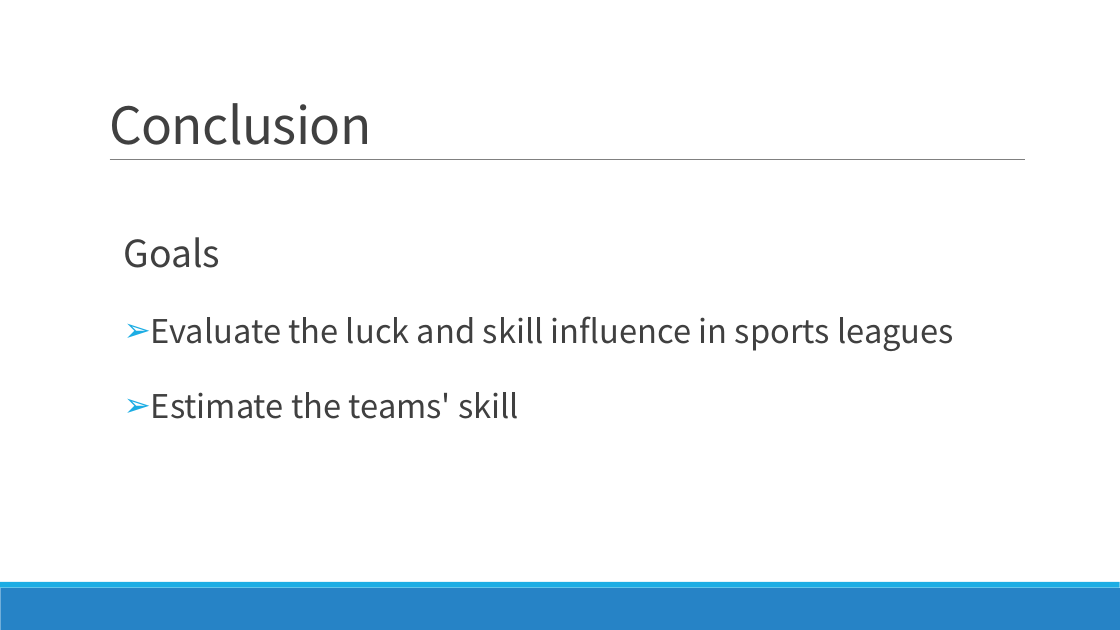
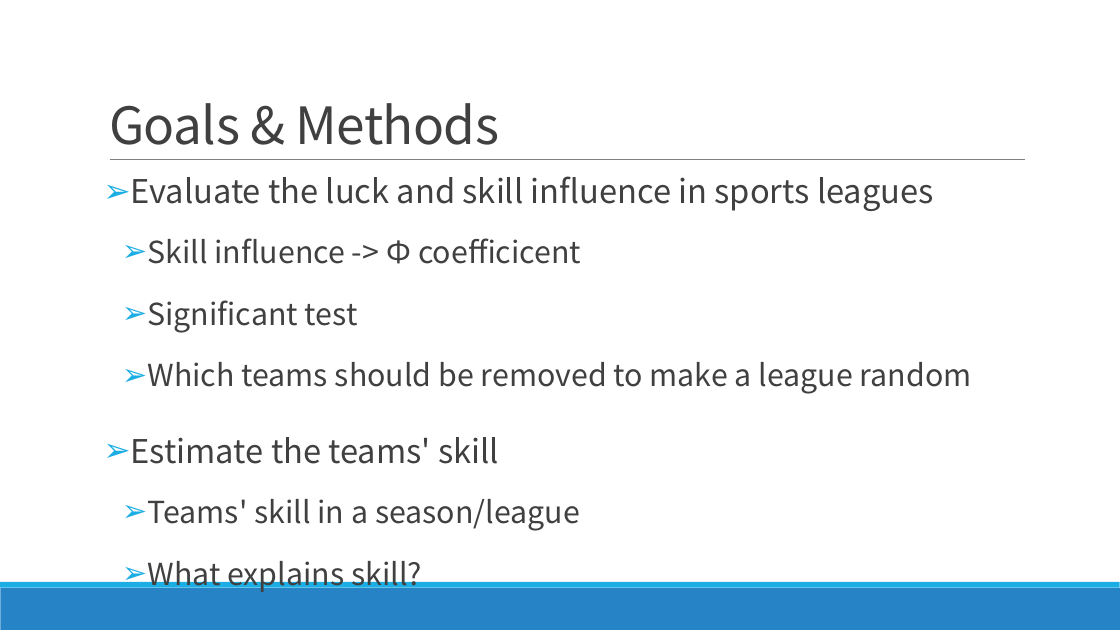
Before and after one commit to FindNorthStar/DataMining, a slide deck: slide 3 of homework_1/Luck is Hard to Beat The Difficulty of Sports Prediction.pptx (slide 39 before the commit). Drawn at 1120x630 pixels with LibreOffice and Linux fonts; fonts in the diff are those of the drawing. Boxes give left, top, right and bottom in pixels: in the first picture for what was removed or moved away, otherwise in the second. Text is boxed around its words. In the diff, an @@ line names an element or a change of style, - is before the commit and + after.

```diff
--- a/homework_1/Luck is Hard to Beat The Difficulty of Sports Prediction.pptx
+++ b/homework_1/Luck is Hard to Beat The Difficulty of Sports Prediction.pptx
@@ text "Evaluate the luck and skill ...": place and size @@
-text "Evaluate the luck and skill ..." at (124,237,954,419)
+text "Evaluate the luck and skill ..." at (131,176,972,593)
@@ title at (109,103,500,145): text changed @@
-Conclusion
+Goals & Methods
@@ text at (124,237,221,268): paragraph removed @@
-Goals
@@ text at (147,238,972,394): paragraphs added @@
+  ➢ Skill influence -> Ф coefficicent
+  ➢ Significant test
+  ➢ Which teams should be removed to make a league random
@@ text at (147,499,580,593): paragraphs added @@
+  ➢ Teams' skill in a season/league
+  ➢ What explains skill?
```
Also in this commit, not shown: 22 other slides changed, 3 slides removed, 2 other files.
